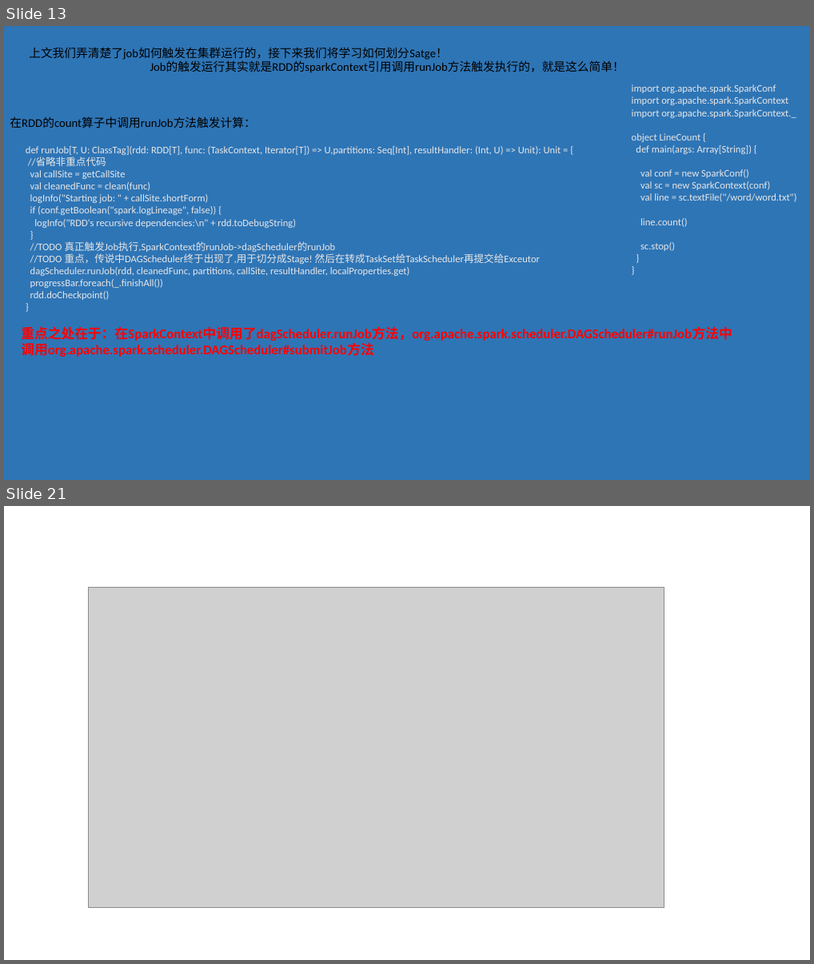
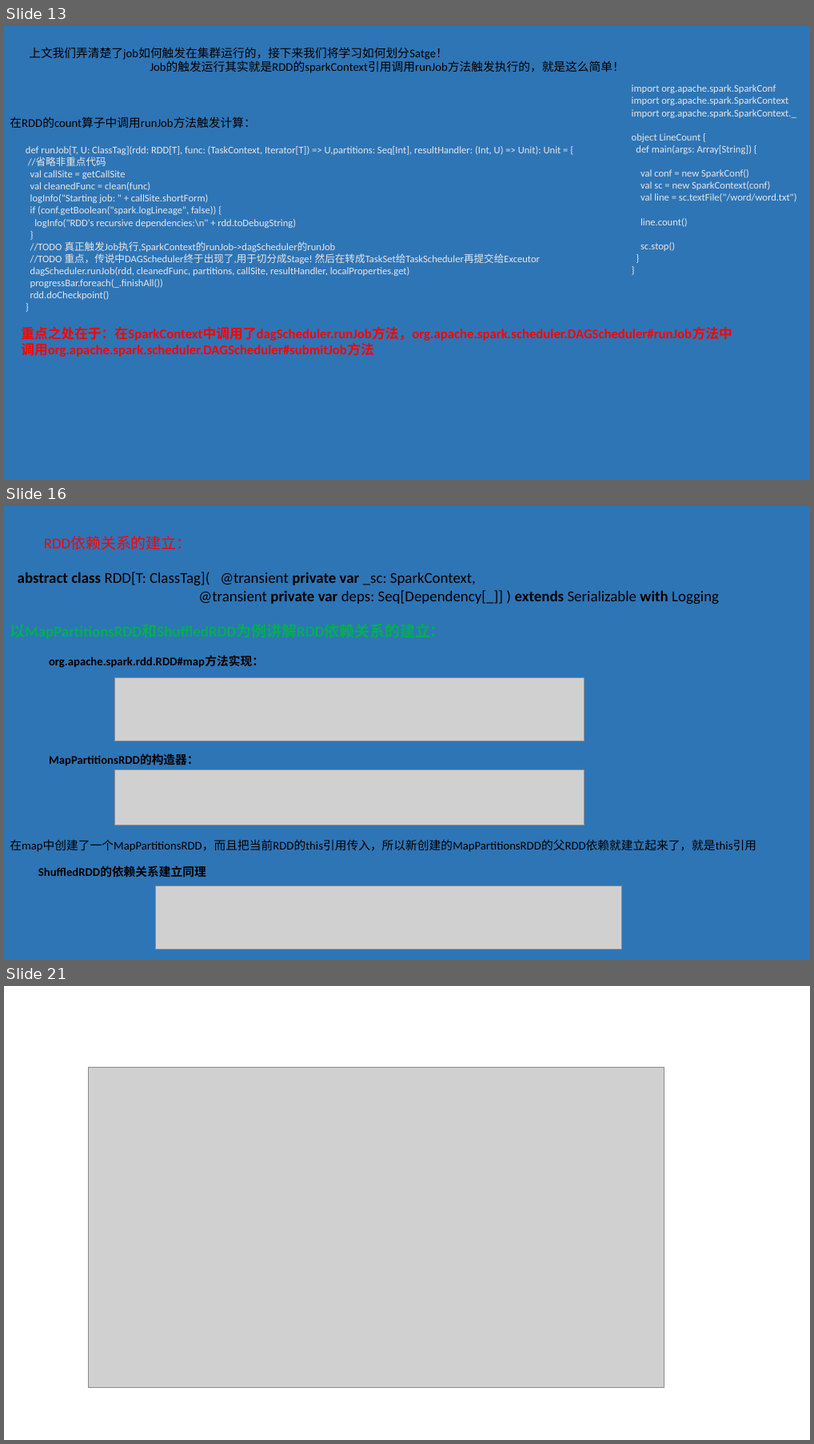
Before and after one commit to Dax1n/Spark2.1.0, a slide deck: Spark阅读源码的笔记.pptx. Shown one above the other, each under a label of ours: slides 13 and 21 before the commit, slides 13, 16 and 21 after it; the slides between them are not shown. The pictures are 814x964 and 814x1444 pixels, drawn with LibreOffice and Linux fonts; fonts in the diff are those of the drawing; grey boxes stand for pictures. Boxes give left, top, right and bottom in pixels: in the first picture for what was removed or moved away, otherwise in the second. Text is boxed around its words. In the diff, an @@ line names an element or a change of style, - is before the commit and + after.

```diff
--- a/Spark阅读源码的笔记.pptx
+++ b/Spark阅读源码的笔记.pptx
@@ slide 16 added at (4, 506, 810, 960), background #2E75B6 @@
@@ text added at (44, 536, 192, 550), 18 pt, text #FF0000 @@
+RDD依赖关系的建立：
@@ text added at (18, 572, 719, 604), 18 pt, text #000000 @@
+abstract class RDD[T: ClassTag]( @transient private var _sc: SparkContext,
+@transient private var deps: Seq[Dependency[_]] ) extends Serializable with Logging
@@ text added at (49, 656, 264, 668), 14 pt, text #000000, bold @@
+org.apache.spark.rdd.RDD#map方法实现：
@@ picture added at (115, 678, 585, 740) @@
@@ text added at (49, 754, 199, 766), 14 pt, text #000000, bold @@
+MapPartitionsRDD的构造器：
@@ picture added at (115, 770, 585, 825) @@
@@ text added at (10, 839, 757, 852), 14 pt, text #000000 @@
+在map中创建了一个MapPartitionsRDD，而且把当前RDD的this引用传入，所以新创建的MapPartitionsRDD的父RDD依赖就建立起来了，就是this引用
@@ text added at (38, 866, 206, 877), 14 pt, text #000000, bold @@
+ShuffledRDD的依赖关系建立同理
@@ picture added at (156, 885, 622, 948) @@
```
Also in this commit, not shown: 4 other slides added, 5 slides removed, 10 other files.
